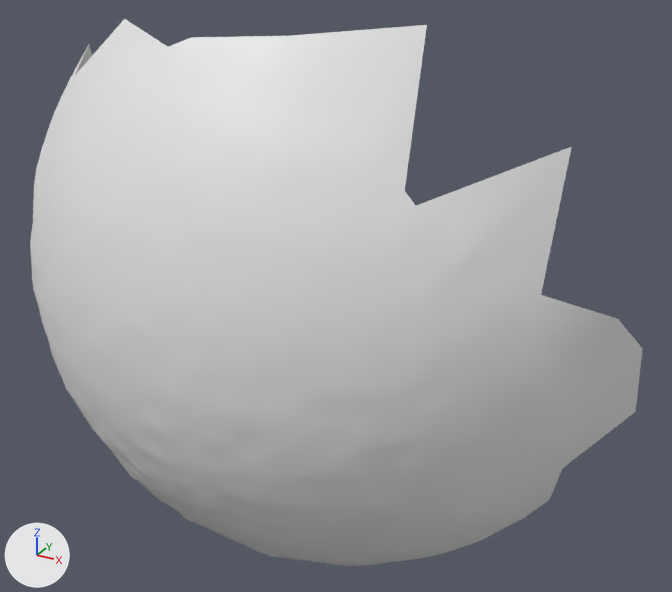
The OBJ model res/final/camerafocus/cleanedup/CameraFocus_M18.000001.obj: old version first, new version second.
Rendered twice from a camera (50 mm lens) standing at (18.5, -328.9, 2.1) and looking at (-78.6, -152.3, -86.2). The axes (+X, +Y, +Z) are drawn at lower left. The lights are the same throughout. Where no turn or scale is listed for an object, it has been applied to the vertices.

In view in the first picture: 'CameraFocus_M18.000001'.
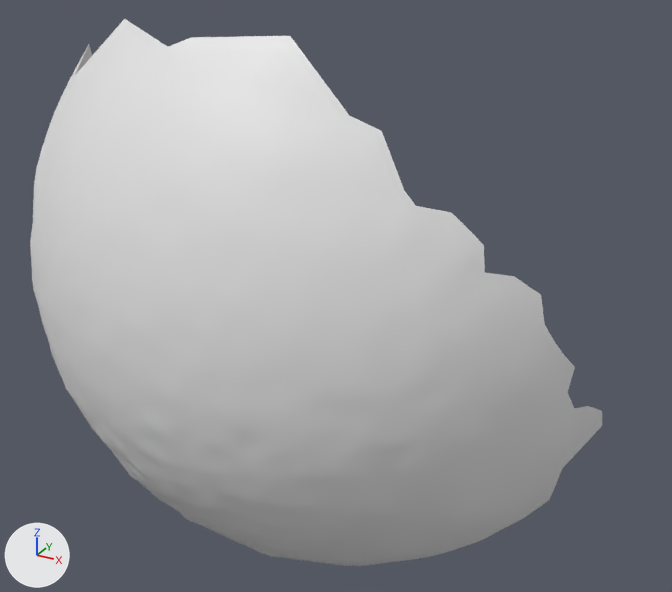
Changed parts and their boxes [x1, y1, x2, y2] in the pictures (672 x 592 px):
'CameraFocus_M18.000001', reshaped (7% narrower): before [30, 19, 643, 566]; after [30, 19, 602, 566]
part 1 of me_camerafocus_m18_000001, deleted: before [291, 25, 643, 468]

What the commit changed:
me_camerafocus_m18_000001 is used by ob_camerafocus_m18_000001; location (0.0, 0.0, 0.0).
me_camerafocus_m18_000001 had 3593 vertices, 7142 faces and spanned x -166.0..-7.0, y -209.0..-108.0, z -160.0..-20.0.
me_camerafocus_m18_000001 now has 3588 vertices, 7119 faces and spans x -166.0..-13.0, y -209.0..-108.0, z -160.0..-22.0.
Part 1, on me_camerafocus_m18_000001:
5 vertices are removed from x -50.0..-7.0, y -171.0..-154.0, z -97.0..-20.0.
23 faces are deleted.
